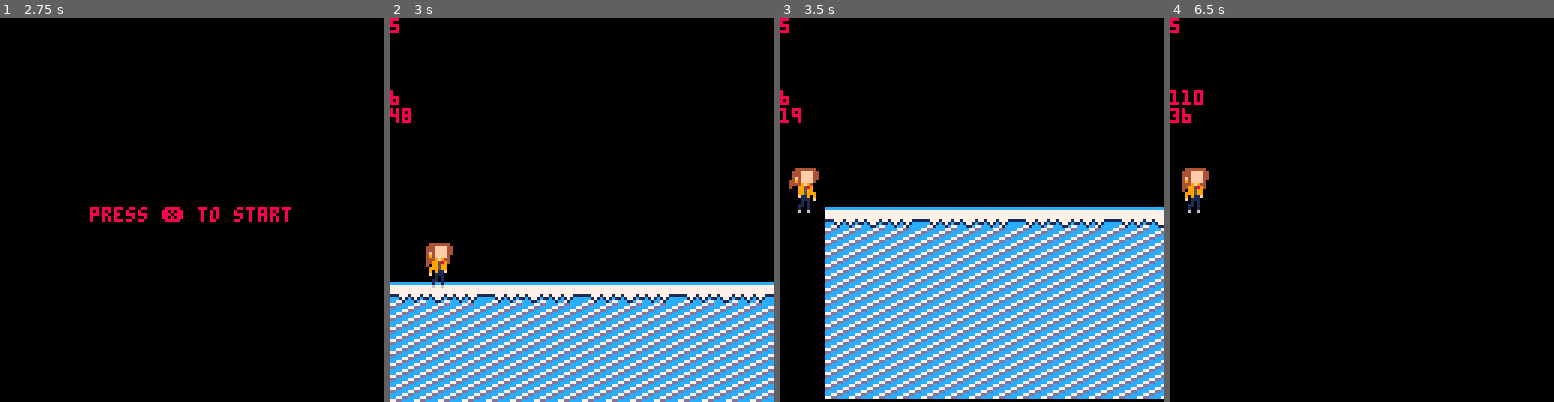
Above: before the commit, frames 1-4 (left to right).
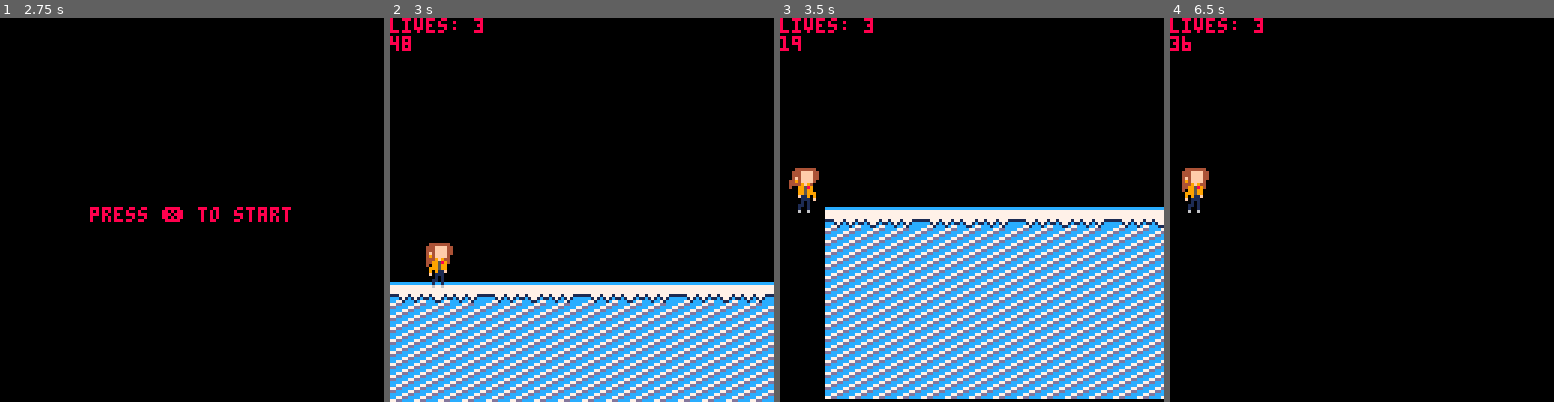
Above: after the commit, the same moments.

Repository: mrbryantguy/School-Route-Charlie
Game: PICO-8 cartridge One Cartidge/srch.p8
The game is run twice, just before and just after one commit, with the same random seed, the same clock (stepped at 60 frames per second) and the same inputs.
Inputs:
- Up to frame 1 (2.75 s): tap X (X key) at 0.33, 1.07, 1.85 s; hold Right 1.6-2.1 s; hold Right from 2.47 s (still down)
- Up to frame 2 (3 s): keep holding Right; tap X (X key) at 2.97 s
- Up to frame 3 (3.5 s): release Right at 3.03 s; hold Left from 3.08 s (still down)
- Up to frame 4 (6.5 s): release Left at 3.58 s; hold Right 4.02-4.68 s; tap X (X key) at 4.08, 5.2, 6.32 s; hold Left 5.08-5.68 s; hold Right from 6.08 s (still down)

Frame 1 is identical in both runs. In frame 2, 0.7% of the frame differs, in the area x 0-25%, y 0-28%; in frame 3, 0.6%; in frame 4, 0.8%.

Commit message:
added live counter and tried to fix snowball collision

Diff:
--- a/One Cartidge/srch.p8
+++ b/One Cartidge/srch.p8
@@ -6,6 +6,10 @@
 function _init()
 		--varialbes
 		scene = "logo"
+
+		lives = 3
+	 loselives = 0
+
 		-- scene var keeps track of
 		-- where scene we are and
 		-- start val is logo
@@ -97,6 +101,8 @@
 	elseif scene == "game3" then
 		update_game3()
 
+	elseif scene == "gover" then
+		update_gover()
 
 	-- if we are in end scene
 	elseif scene == "end" then
@@ -148,8 +154,11 @@
 		draw_game2()
 
 	-- if we are on game 3 scene
-	elseif sceme == "game3" then
+	elseif scene == "game3" then
 		draw_game3()
+
+	elseif scene == "gover" then
+		draw_gameover()
 
 	-- if we are on end  scene
 	elseif scene == "end" then
@@ -210,6 +219,7 @@
 --touches the snowball
 if flr((snow_x / 10)) - 1 == flr(p.x/10) then
   --cls()
+  lives -= 1
   draw_gameover()
 end--if the player touches snow
 
@@ -289,7 +299,16 @@
 
 end
 
-
+-- update game over
+
+function update_gover()
+…(6 lines of a section not shown)…
+end
 
 
 
@@ -333,12 +352,19 @@
 	--print(flr(p.x/10), cx, cy - 24)
  --print(flr(p.x/10), cx, cy - 24)
 	--print(flr(snow_x / 10), cx, cy)
-	print(flr(snow_y / 10), cx, cy-24)
-	print(flr(p.y / 10), cx, cy)
+
+	----------------------------
+	print('lives: '..lives, cx, cy-24)
+	--print(flr(snow_y / 10), cx, cy-24)
+	--print(flr(p.y / 10), cx, cy)
 
 -- print(flr(p.x/10), snow_x)
 	--prints the time at the top right
 	--print(q)
+
+	if lives == 0 then
+		scene = "gover"
+	end
 
 	-- snowball drawing --
 	--the random says when it spawns
@@ -756,7 +782,7 @@
 84848484848484848484848484848484848484848484848484848484848484848484848484848484848484848484848484848484848484848484848484848484
 84848484848484848484848484848484848484848484848484848484848484848484848484848484848484848484848484848484848484848484848484848484
 __gff__
-0080000000000000000000000000000000000000000000000000000000000000040000000000000000000000000000000400000000000000000000000000000003030303131313130000000000000000030303031313131300000000000000000303030313131313000000000000000003030303131313130000000000000000
+0080000000000000000000080000000000000000000000000000000000000000040000000000000000000000000000000400000000000000000000000000000003030303131313130000000000000000030303031313131300000000000000000303030313131313000000000000000003030303131313130000000000000000
 1010101010101010000000000000000010101010101010100000000000000000101010101010101000000000000000001010101010101010000000000000000000000000000000000000000000000000000000000000000000000000000000000000000000000000000000000000000000000000000000000000000000000000
 __map__
 0001000000000000000000000000000000000000000000000000000000000000000000000000000000000000000000000000000000000000000000000000000000000000000000000000000000000000000000000000000000000000000000000000000000000000000000000000000000000000000000000000000000000000
